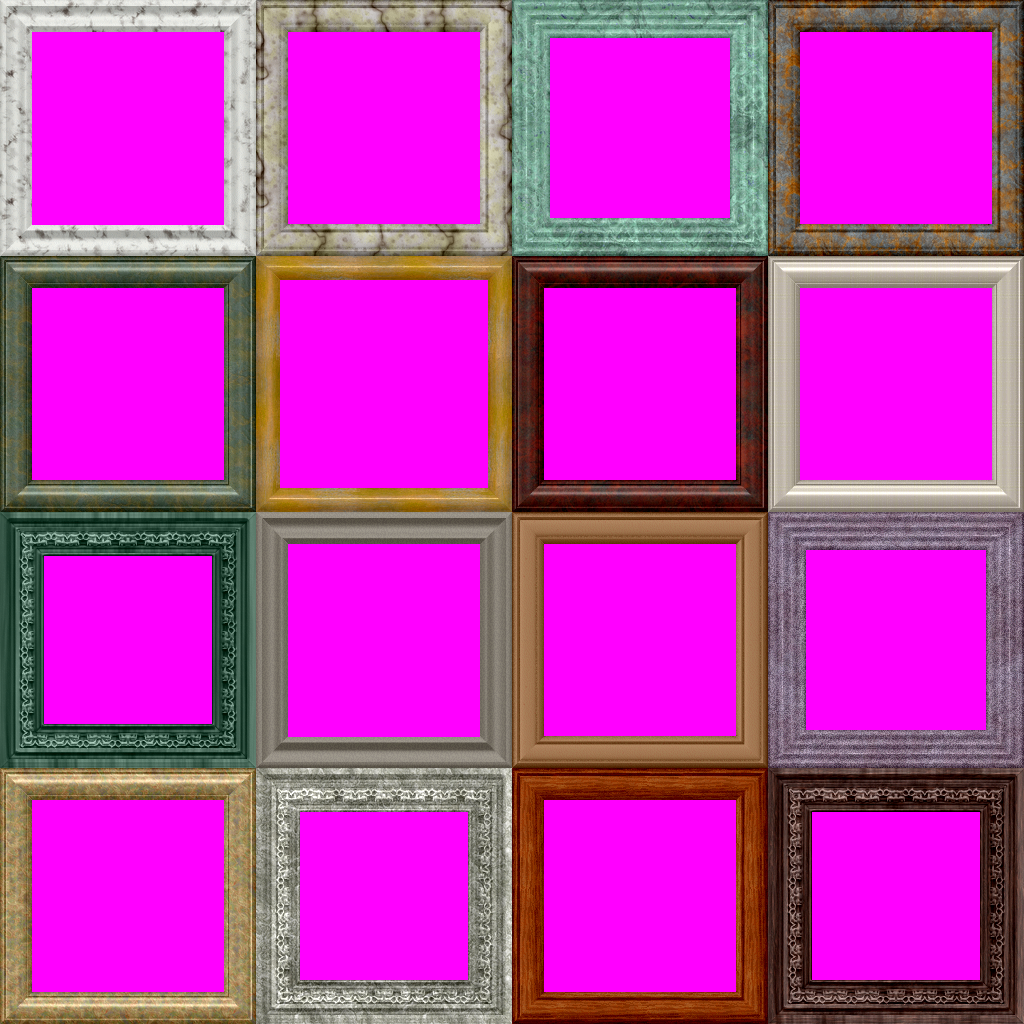
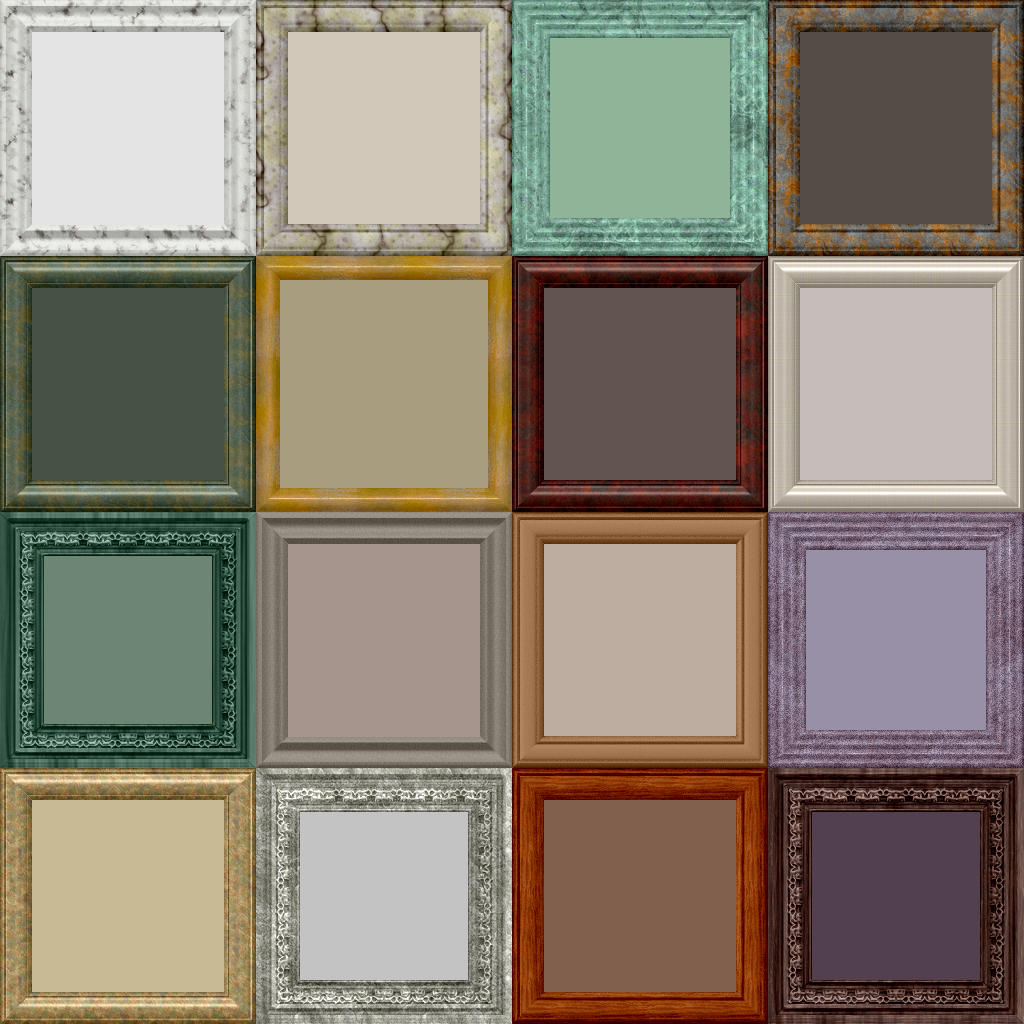
The second 1024×1024 image is a revision of the first. Changes to its layers:
added layer "Layer" above "Frame_C-Wood_03-256x256.png" over [32, 32, 992, 992]
